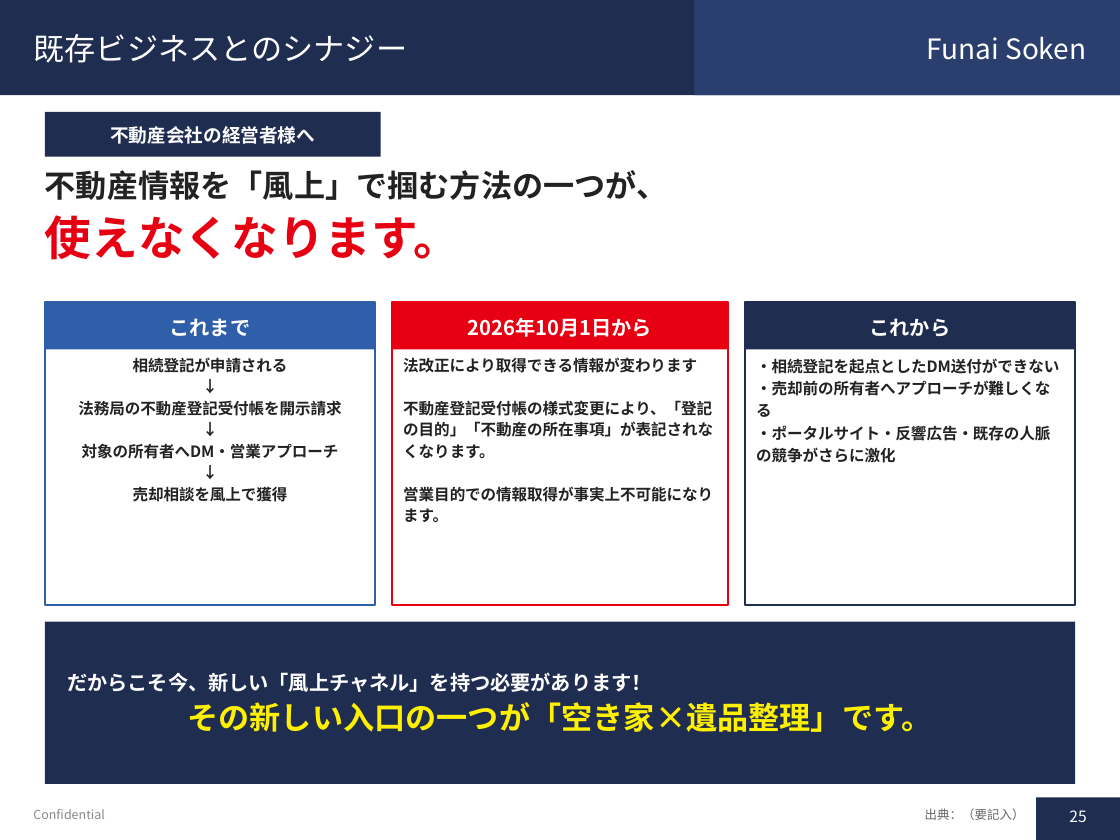
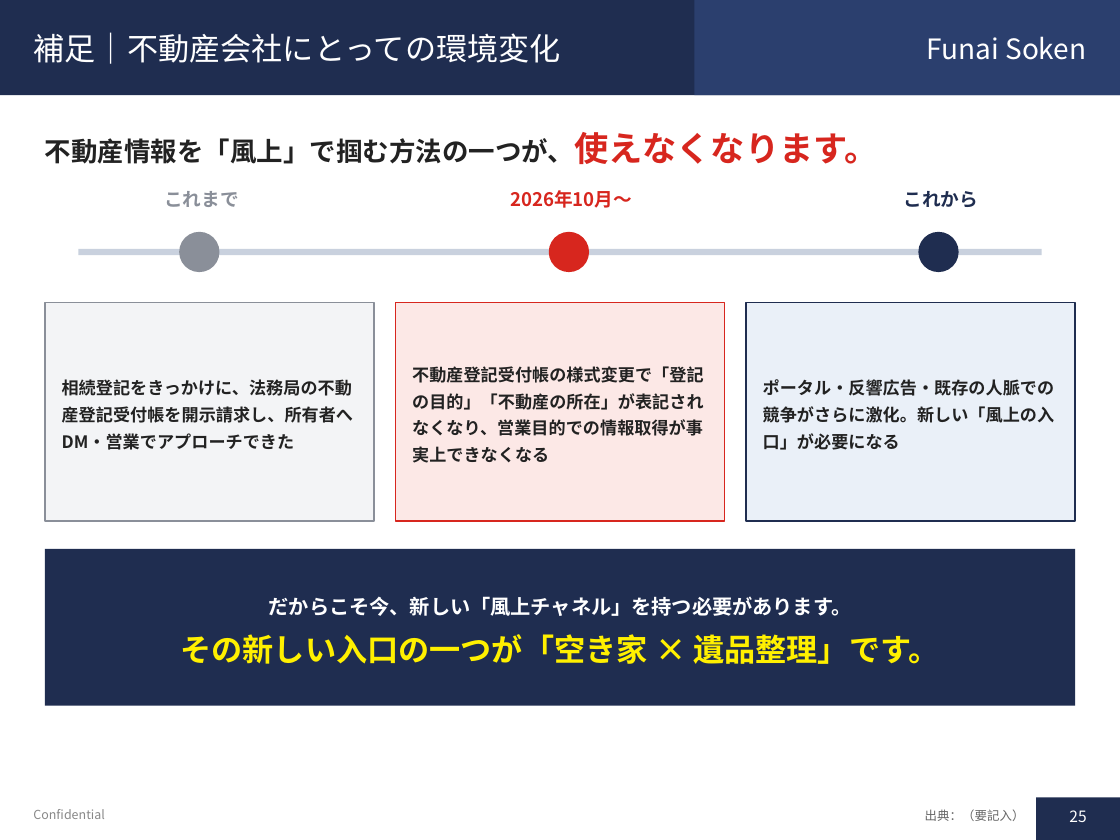
Before and after one commit to soshiro-iki-sys/-, a slide deck: slide 25 of proposals/遺品整理事業_企画書.pptx. Drawn at 1120x840 pixels with LibreOffice and Linux fonts; fonts in the diff are those of the drawing. Boxes give left, top, right and bottom in pixels: in the first picture for what was removed or moved away, otherwise in the second. Text is boxed around its words. In the diff, an @@ line names an element or a change of style, - is before the commit and + after.

```diff
--- a/proposals/遺品整理事業_企画書.pptx
+++ b/proposals/遺品整理事業_企画書.pptx
@@ title at (x1=34, y1=32, x2=561, y2=64): text changed @@
-既存ビジネスとのシナジー
+補足｜不動産会社にとっての環境変化
@@ rectangle removed at (x1=45, y1=112, x2=381, y2=157) @@
@@ text at (x1=45, y1=132, x2=878, y2=164): text changed; size 20 to 17 pt @@
-不動産情報を「風上」で掴む方法の一つが、
-使えなくなります。
+不動産情報を「風上」で掴む方法の一つが、使えなくなります。
@@ text removed at (x1=110, y1=126, x2=315, y2=144) @@
-不動産会社の経営者様へ
@@ text "これまで" moved from (x1=170, y1=318, x2=251, y2=336) to (x1=164, y1=191, x2=239, y2=207) @@
@@ text "これまで" at (x1=164, y1=191, x2=239, y2=207): size 13 to 12 pt, text colour #FFFFFF to #8A8F99; line spacing 1.1 to 1.12; vertical alignment middle to top @@
@@ text added at (x1=510, y1=190, x2=632, y2=208), 12 pt, text #D7261E, bold @@
+2026年10月〜
@@ text "これから" moved from (x1=870, y1=318, x2=951, y2=336) to (x1=903, y1=191, x2=978, y2=207) @@
@@ text "これから" at (x1=903, y1=191, x2=978, y2=207): size 13 to 12 pt, text colour #FFFFFF to #1F2D50; line spacing 1.1 to 1.12; vertical alignment middle to top @@
@@ ellipse added at (x1=179, y1=232, x2=220, y2=272), fill #8A8F99 @@
@@ ellipse added at (x1=549, y1=232, x2=589, y2=272), fill #D7261E @@
@@ ellipse added at (x1=918, y1=232, x2=959, y2=272), fill #1F2D50 @@
@@ line added from (78, 252) to (1042, 252), #C9D1DE 4 pt @@
@@ rectangle resized from (x1=392, y1=302, x2=728, y2=349) to (x1=45, y1=302, x2=374, y2=521) @@
@@ rectangle at (x1=45, y1=302, x2=374, y2=521): fill #E60012 to #F3F4F6; outline none to #8A8F99 1 pt @@
@@ rectangle removed at (x1=45, y1=302, x2=375, y2=605) @@
@@ rectangle removed at (x1=45, y1=302, x2=375, y2=349) @@
@@ rectangle resized from (x1=392, y1=302, x2=728, y2=605) to (x1=395, y1=302, x2=725, y2=521) @@
@@ rectangle at (x1=395, y1=302, x2=725, y2=521): fill #FFFFFF to #FCE8E6; outline #E60012 1.25 pt to #D7261E 1 pt @@
@@ text removed at (x1=468, y1=318, x2=652, y2=337) @@
-2026年10月1日から
@@ rectangle removed at (x1=745, y1=302, x2=1075, y2=605) @@
@@ rectangle resized from (x1=745, y1=302, x2=1075, y2=349) to (x1=746, y1=302, x2=1075, y2=521) @@
@@ rectangle at (x1=746, y1=302, x2=1075, y2=521): fill #1F2D50 to #EAF0F8; outline none to #1F2D50 1 pt @@
@@ vertical alignment top to middle in 4 elements at (x1=45, y1=132, x2=878, y2=164), (x1=412, y1=366, x2=703, y2=463), (x1=62, y1=379, x2=353, y2=450), (x1=763, y1=379, x2=1054, y2=450) @@
@@ text at (x1=62, y1=379, x2=353, y2=450): text changed; size 10 to 11 pt @@
-相続登記が申請される
-↓
-法務局の不動産登記受付帳を開示請求
-↓
-対象の所有者へDM・営業アプローチ
-↓
-売却相談を風上で獲得
+相続登記をきっかけに、法務局の不動産登記受付帳を開示請求し、所有者へDM・営業でアプローチできた
@@ text at (x1=412, y1=366, x2=703, y2=463): text changed; size 10 to 11 pt @@
-法改正により取得できる情報が変わります
-不動産登記受付帳の様式変更により、「登記の目的」「不動産の所在事項」が表記されなくなります。
-営業目的での情報取得が事実上不可能になります。
+不動産登記受付帳の様式変更で「登記の目的」「不動産の所在」が表記されなくなり、営業目的での情報取得が事実上できなくなる
@@ text at (x1=763, y1=379, x2=1054, y2=450): text changed; size 10 to 11 pt @@
-・相続登記を起点としたDM送付ができない
-・売却前の所有者へアプローチが難しくなる
-・ポータルサイト・反響広告・既存の人脈の競争がさらに激化
+ポータル・反響広告・既存の人脈での競争がさらに激化。新しい「風上の入口」が必要になる
@@ rectangle resized from (x1=45, y1=622, x2=1075, y2=784) to (x1=45, y1=549, x2=1075, y2=706) @@
@@ text at (x1=180, y1=596, x2=939, y2=664): text changed @@
-だからこそ今、新しい「風上チャネル」を持つ必要があります！
-その新しい入口の一つが「空き家×遺品整理」です。
+だからこそ今、新しい「風上チャネル」を持つ必要があります。
+その新しい入口の一つが「空き家 × 遺品整理」です。
```
Also in this commit, not shown: 36 other slides changed, 20 slides added, 28 slides removed, 2 other files.
